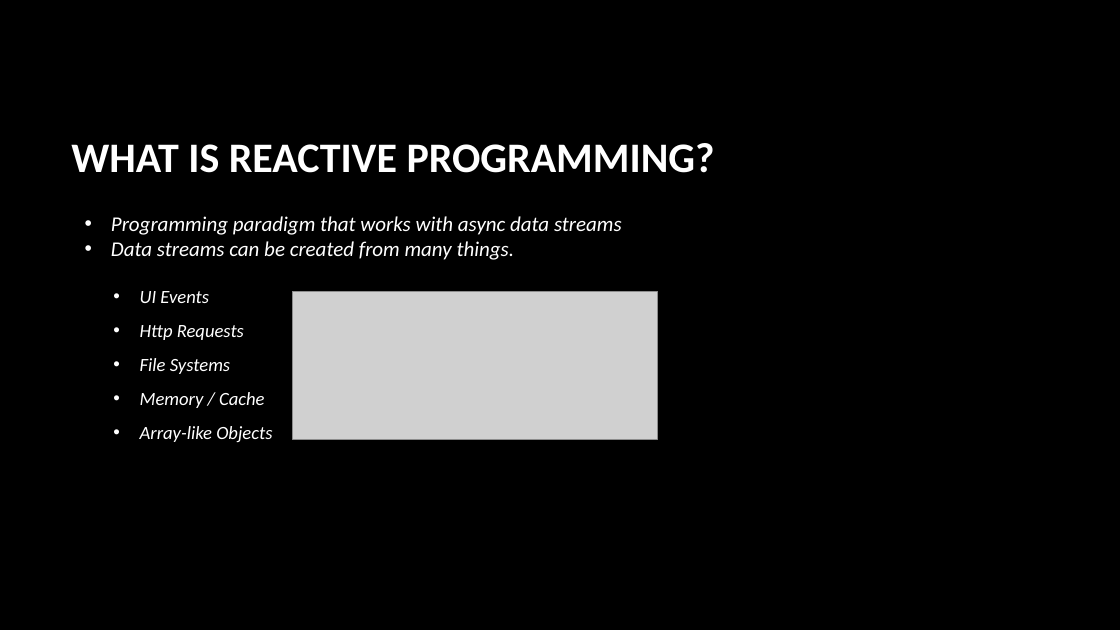
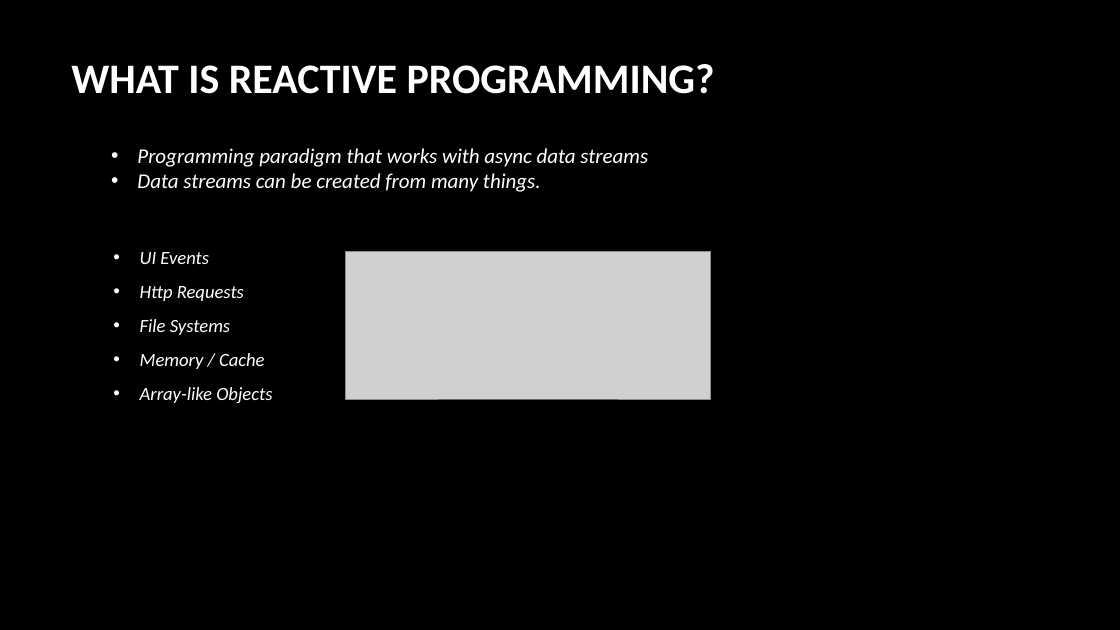
Before and after one commit to scubadiver214/rxjs-intro, a slide deck: slide 2 of RxJS.pptx. Drawn at 1120x630 pixels with LibreOffice and Linux fonts; fonts in the diff are those of the drawing; grey boxes stand for pictures; background and template pictures are left out. Boxes give left, top, right and bottom in pixels: in the first picture for what was removed or moved away, otherwise in the second. Text is boxed around its words. In the diff, an @@ line names an element or a change of style, - is before the commit and + after.

```diff
--- a/RxJS.pptx
+++ b/RxJS.pptx
@@ title "WHAT IS REACTIVE PROGRAMMING?": place and size @@
-title "WHAT IS REACTIVE PROGRAMMING?" at [71,143,715,173]
+title "WHAT IS REACTIVE PROGRAMMING?" at [71,64,715,94]
@@ text "Programming paradigm that works with ...": place and size @@
-text "Programming paradigm that works with ..." at [111,216,622,260]
+text "Programming paradigm that works with ..." at [137,148,648,192]
@@ text "UI Events": place and size @@
-text "UI Events" at [140,291,272,443]
+text "UI Events" at [140,252,272,404]
@@ picture: place and size @@
-picture at [292,292,658,439]
+picture at [346,251,712,399]
```
Also in this commit, not shown: 4 other slides changed, 11 slides added, 1 slide removed, 11 other files.
